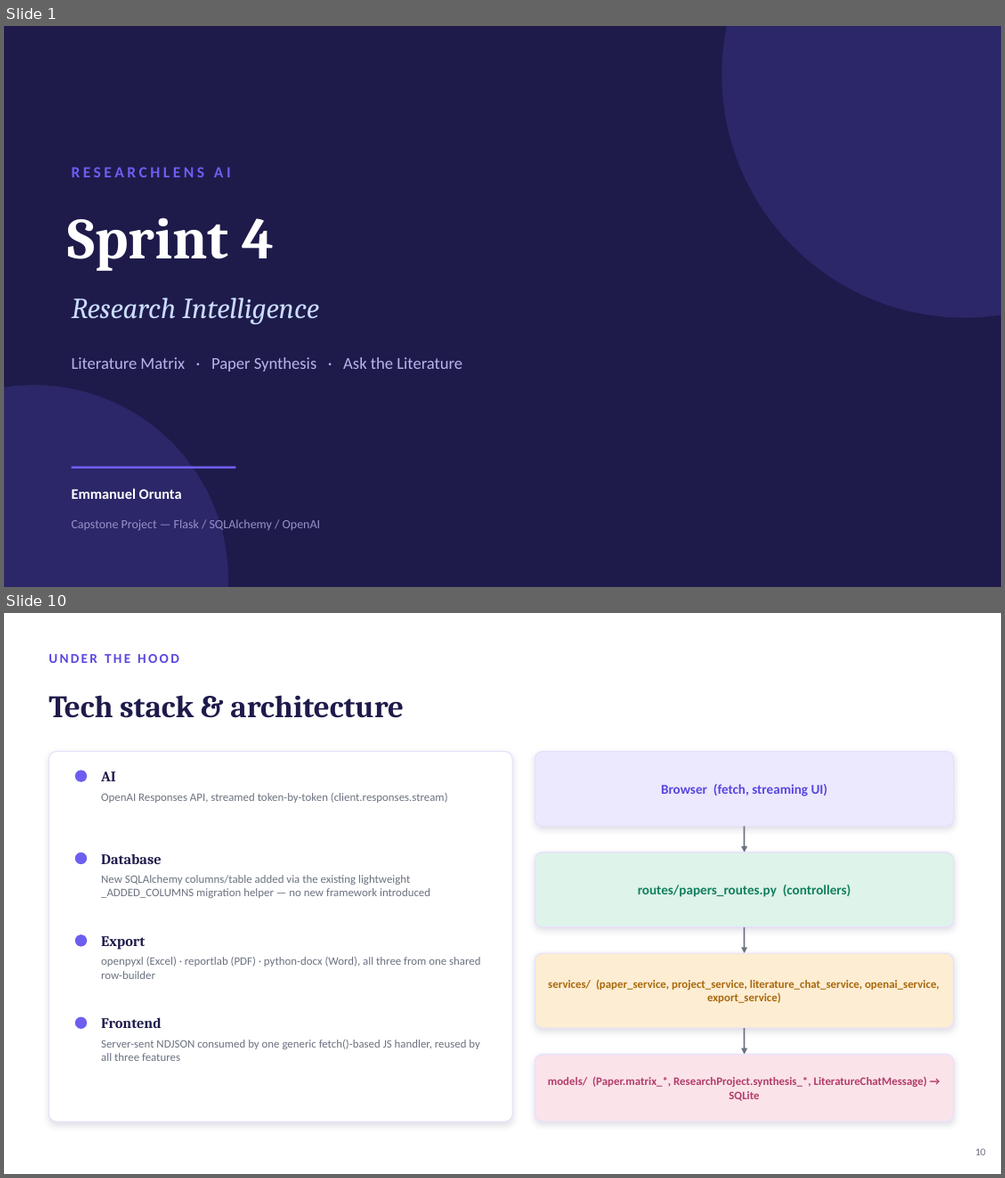
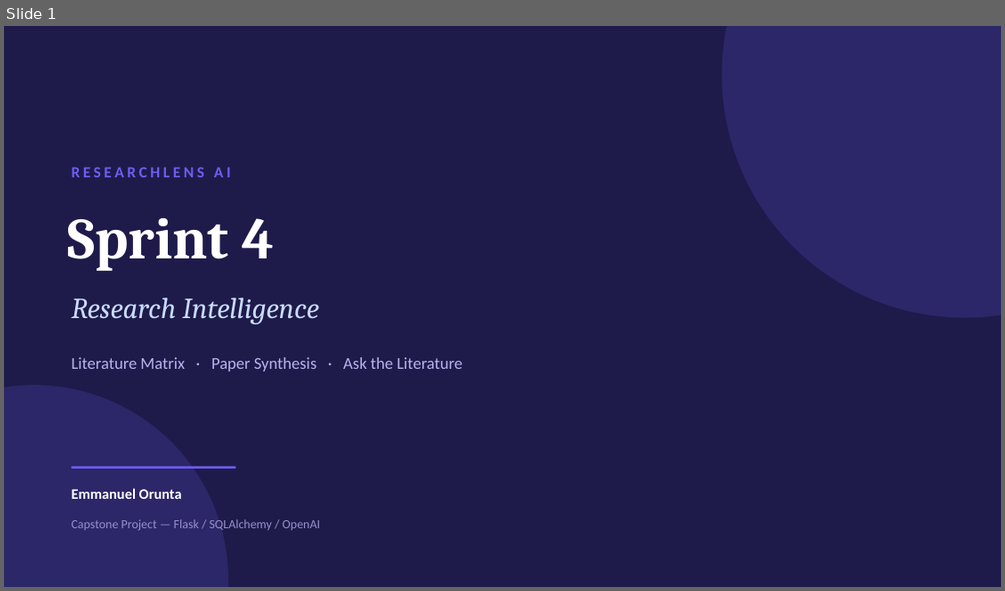
Before and after one commit to EmmanuelOrunta/researchlens-ai, a slide deck: presentations/ResearchLens_AI_Sprint4_Update.pptx. Shown one above the other, each under a label of ours: slides 1 and 10 before the commit, slide 1 after it; the slides between them are not shown. The pictures are 1005x1178 and 1005x591 pixels, drawn with LibreOffice and Linux fonts; fonts in the diff are those of the drawing. Boxes give left, top, right and bottom in pixels: in the first picture for what was removed or moved away, otherwise in the second. Text is boxed around its words. In the diff, an @@ line names an element or a change of style, - is before the commit and + after.

```diff
--- a/presentations/ResearchLens_AI_Sprint4_Update.pptx
+++ b/presentations/ResearchLens_AI_Sprint4_Update.pptx
@@ slide 10 removed at [4,613,1001,1174], background #FFFFFF @@
@@ text removed at [48,654,179,663] @@
-UNDER THE HOOD
@@ text removed at [48,695,404,718] @@
-Tech stack & architecture
@@ rounded rectangle removed at [48,751,512,1121] @@
@@ rounded rectangle removed at [75,770,87,782] @@
@@ text removed at [101,771,116,781] @@
-AI
@@ rounded rectangle removed at [535,751,954,826] @@
@@ text removed at [101,793,448,803] @@
-OpenAI Responses API, streamed token-by-token (client.responses.stream)
@@ text removed at [661,784,828,796] @@
-Browser (fetch, streaming UI)
@@ arrow removed from (744, 826) to (744, 852) @@
@@ rounded rectangle removed at [75,852,87,864] @@
@@ rounded rectangle removed at [535,852,954,927] @@
@@ text removed at [101,853,161,864] @@
-Database
@@ text removed at [101,875,430,898] @@
-New SQLAlchemy columns/table added via the existing lightweight _ADDED_COLUMNS migration helper — no new framework introduced
@@ text removed at [638,884,851,897] @@
-routes/papers_routes.py (controllers)
@@ arrow removed from (744, 927) to (744, 953) @@
@@ rounded rectangle removed at [75,934,87,947] @@
@@ text removed at [101,936,145,949] @@
-Export
@@ text removed at [101,957,480,979] @@
-openpyxl (Excel) · reportlab (PDF) · python-docx (Word), all three from one shared row-builder
@@ rounded rectangle removed at [535,953,954,1028] @@
@@ text removed at [548,979,939,1003] @@
-services/ (paper_service, project_service, literature_chat_service, openai_service, export_service)
@@ rounded rectangle removed at [75,1017,87,1029] @@
@@ text removed at [101,1017,161,1028] @@
-Frontend
@@ text removed at [101,1039,480,1061] @@
-Server-sent NDJSON consumed by one generic fetch()-based JS handler, reused by all three features
@@ arrow removed from (744, 1028) to (744, 1054) @@
@@ rounded rectangle removed at [535,1054,954,1121] @@
@@ text removed at [548,1076,927,1101] @@
-models/ (Paper.matrix_*, ResearchProject.synthesis_*, LiteratureChatMessage) → SQLite
@@ text removed at [975,1148,986,1155] @@
-10
```
Also in this commit, not shown: 2 slides changed, 3 slides added, 9 other slides removed.
